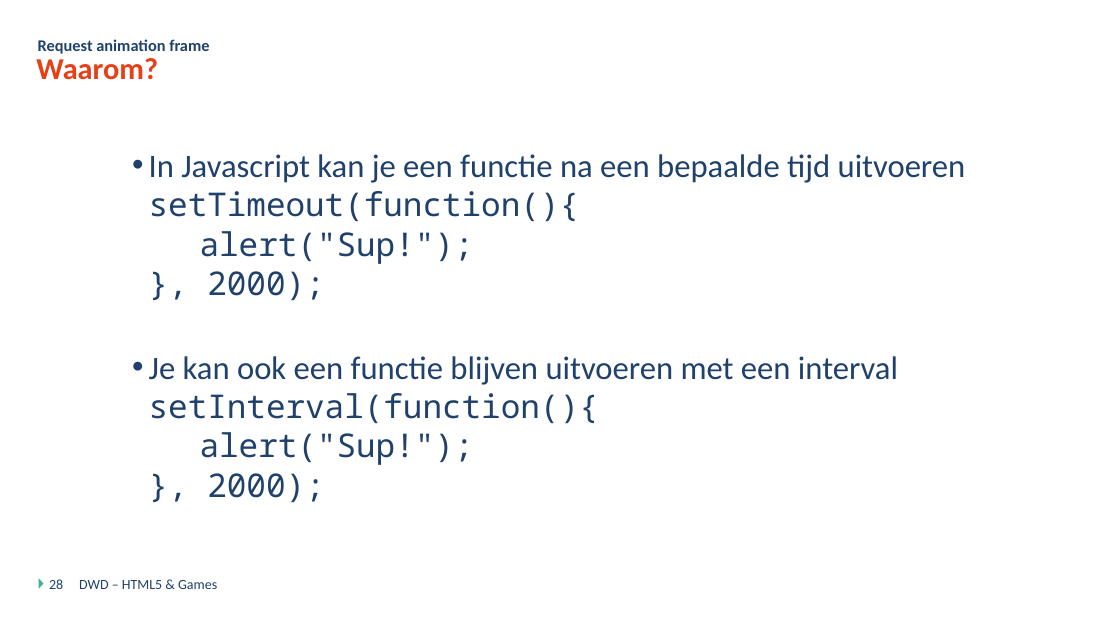
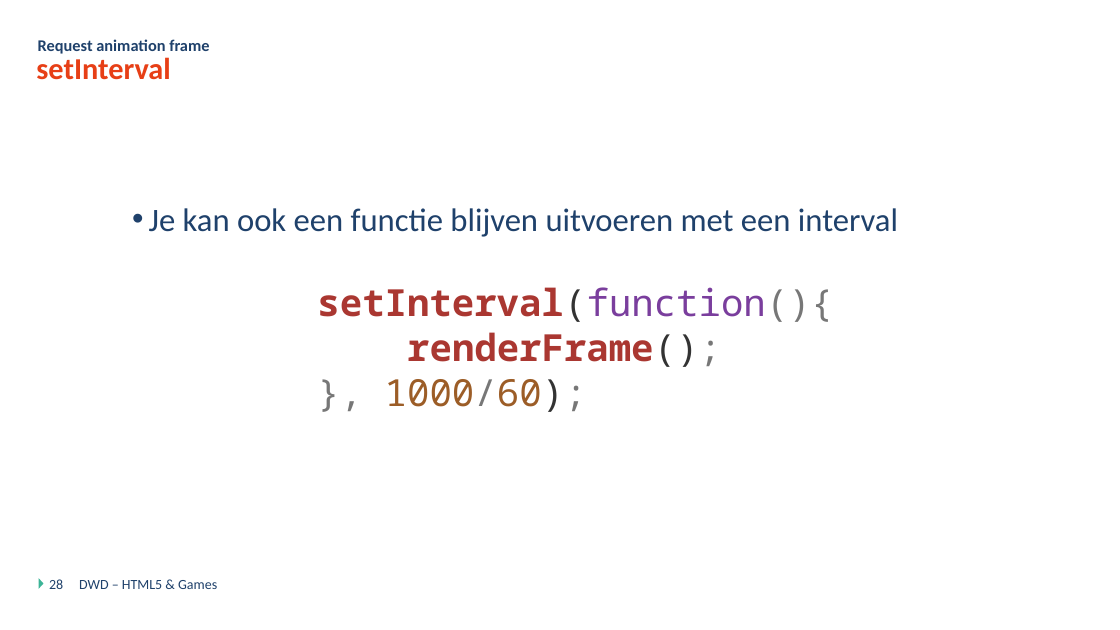
Before and after one commit to DmitriyVdE/Odisee_Bru_Dyn_Web_Dev_Opdracht, a slide deck: slide 28 of DWD - Javascript Games - Theorie.pptx. Drawn at 1120x630 pixels with LibreOffice and Linux fonts; fonts in the diff are those of the drawing; background and template pictures are left out. Boxes give left, top, right and bottom in pixels: in the first picture for what was removed or moved away, otherwise in the second. Text is boxed around its words. In the diff, an @@ line names an element or a change of style, - is before the commit and + after.

```diff
--- a/DWD - Javascript Games - Theorie.pptx
+++ b/DWD - Javascript Games - Theorie.pptx
@@ title at <box>36,57,171,80</box>: text changed @@
-Waarom?
+setInterval
@@ text at <box>149,208,898,237</box>: text changed @@
-  • In Javascript kan je een functie na een bepaalde tijd uitvoeren setTimeout(function(){
-    alert("Sup!");
-    }, 2000);
-  • Je kan ook een functie blijven uitvoeren met een interval setInterval(function(){
-    alert("Sup!");
-    }, 2000);
+  • Je kan ook een functie blijven uitvoeren met een interval
@@ text added at <box>317,287,833,412</box>, 32 pt, text #AA3731 @@
+setInterval(function(){
+renderFrame();
+}, 1000/60);
```
Also in this commit, not shown: 4 other slides changed, 1 slide added, 17 other files.
